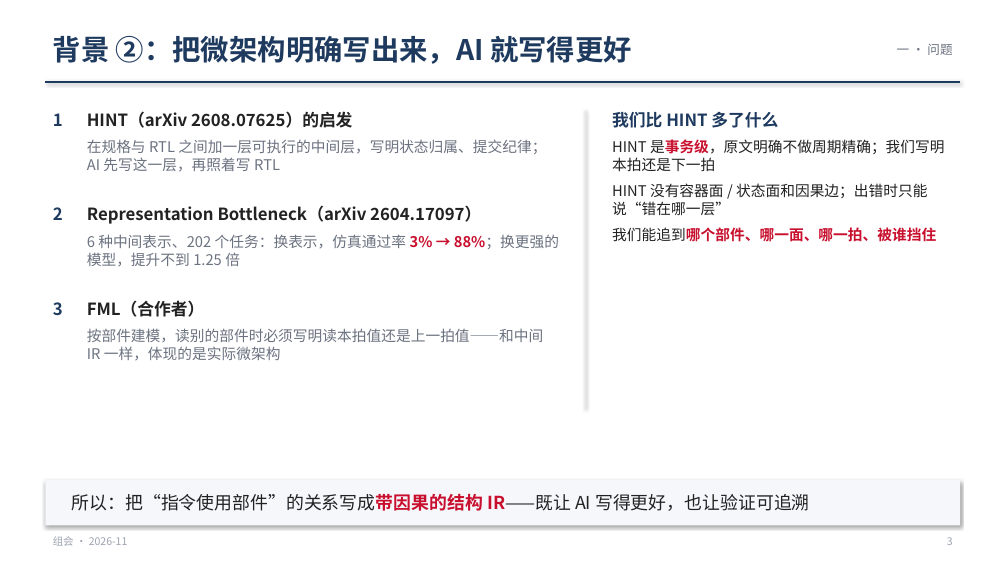
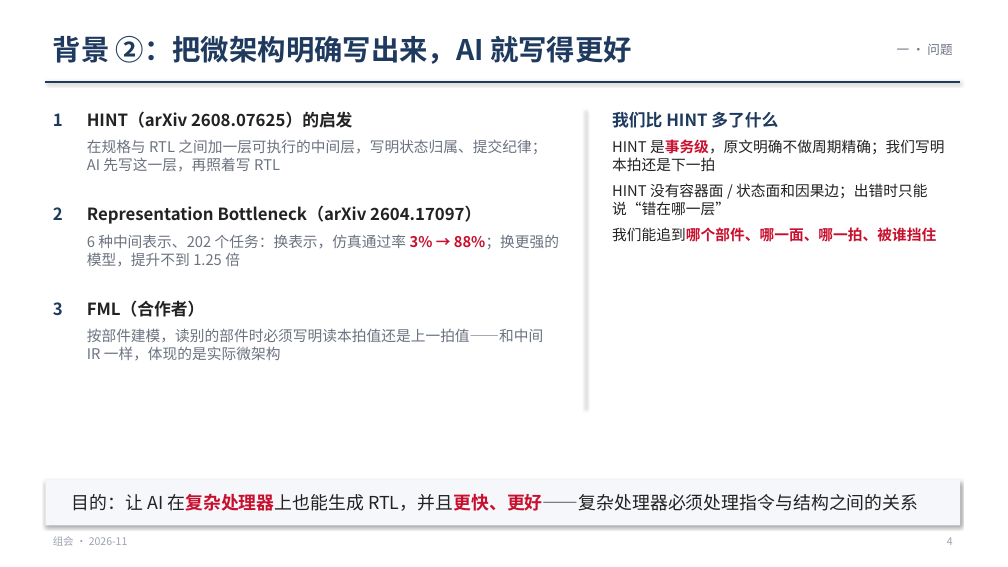
Before and after one commit to WHUDYF/PPT-generate, a slide deck: slide 4 of presentations/group_meeting_20261106/group_meeting_20261106.pptx (slide 3 before the commit). Drawn at 1008x567 pixels with LibreOffice and Linux fonts; fonts in the diff are those of the drawing. Boxes give left, top, right and bottom in pixels: in the first picture for what was removed or moved away, otherwise in the second. Text is boxed around its words. In the diff, an @@ line names an element or a change of style, - is before the commit and + after.

```diff
--- a/presentations/group_meeting_20261106/group_meeting_20261106.pptx
+++ b/presentations/group_meeting_20261106/group_meeting_20261106.pptx
@@ text at [72, 494, 918, 511]: text changed @@
-所以：把“指令使用部件”的关系写成带因果的结构 IR——既让 AI 写得更好，也让验证可追溯
+目的：让 AI 在复杂处理器上也能生成 RTL，并且更快、更好——复杂处理器必须处理指令与结构之间的关系
@@ text at [947, 537, 953, 545]: text changed @@
-3
+4
```
Also in this commit, not shown: 11 other slides changed, 1 slide added, 16 other files.
